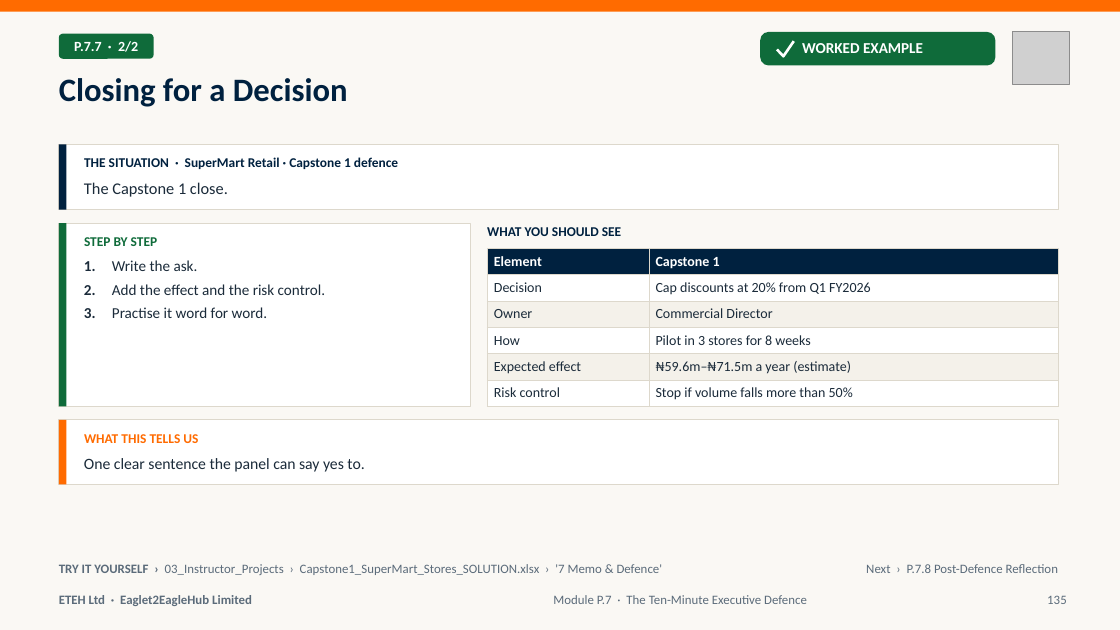
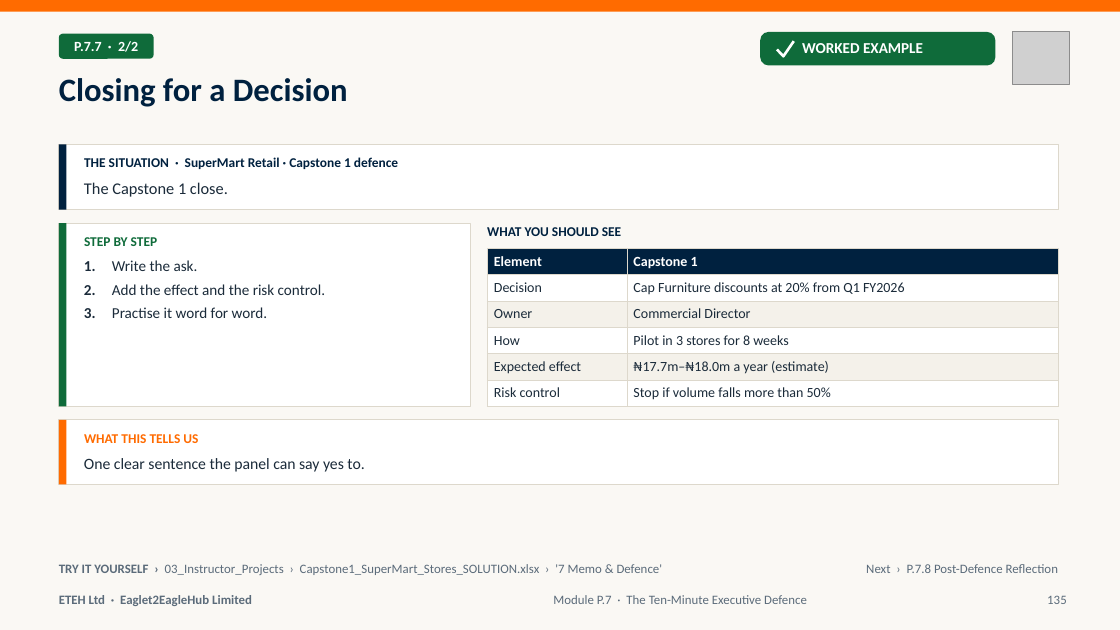
Before and after one commit to MaxiKen/ETEH, a slide deck: slide 135 of ETEH_Bootcamp_Pack/ETEH_Vol5_Capstone_Career_Slides.pptx. Drawn at 1120x630 pixels with LibreOffice and Linux fonts; fonts in the diff are those of the drawing; grey boxes stand for pictures. Boxes give left, top, right and bottom in pixels: in the first picture for what was removed or moved away, otherwise in the second. Text is boxed around its words. In the diff, an @@ line names an element or a change of style, - is before the commit and + after.

```diff
--- a/ETEH_Bootcamp_Pack/ETEH_Vol5_Capstone_Career_Slides.pptx
+++ b/ETEH_Bootcamp_Pack/ETEH_Vol5_Capstone_Career_Slides.pptx
@@ table at (487,249,1059,407) @@
-row 2, column 2: Cap discounts at 20% from Q1 FY2026
+row 2, column 2: Cap Furniture discounts at 20% from Q1 FY2026
-row 5, column 2: ₦59.6m–₦71.5m a year (estimate)
+row 5, column 2: ₦17.7m–₦18.0m a year (estimate)
```
Also in this commit, not shown: 6 other slides changed, 30 other files.
